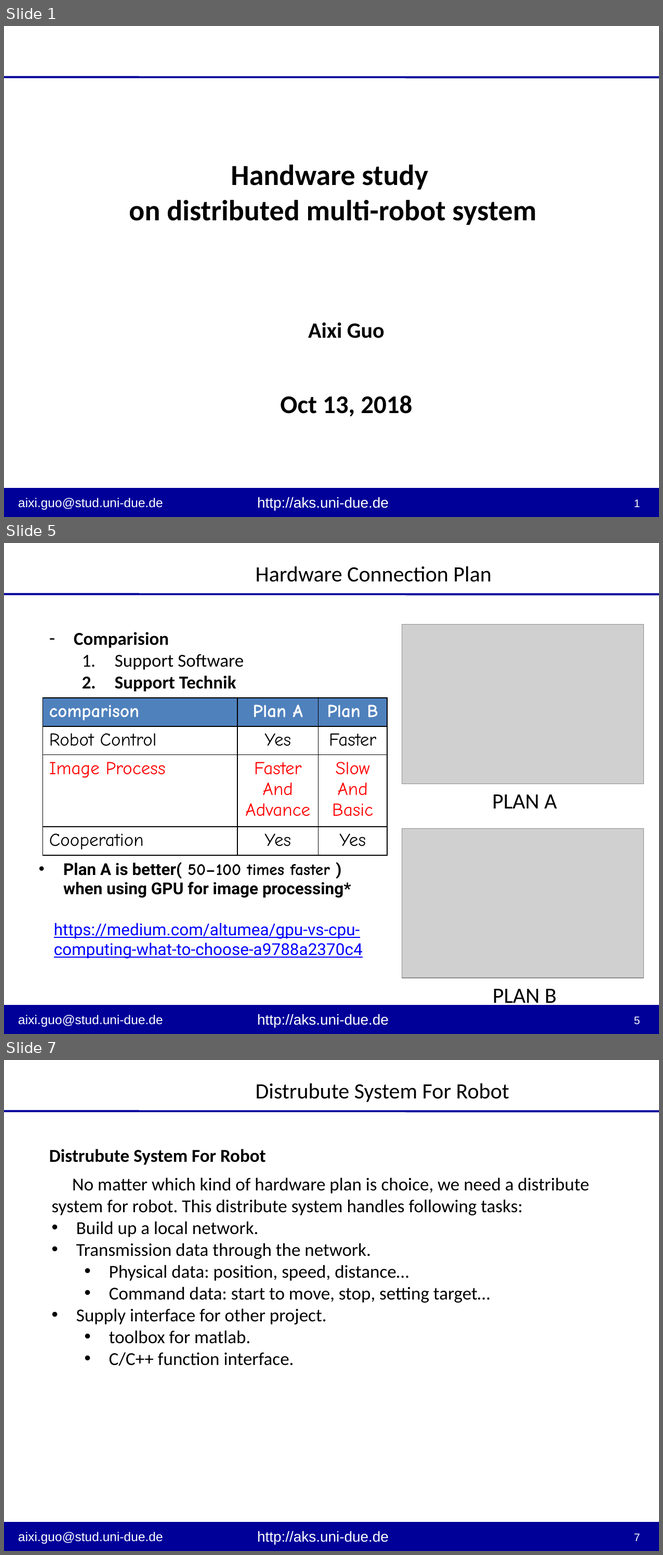
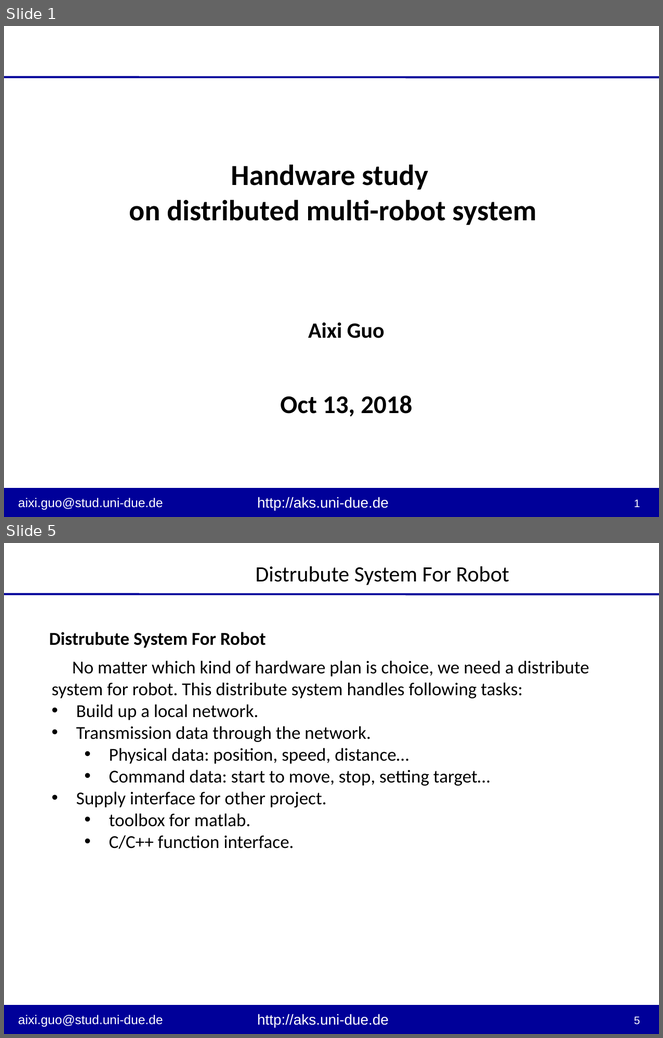
Before and after one commit to friendgic/Robotino_DistributeSystem, a slide deck: PPT/Presentation - Hardware.pptx. Shown one above the other, each under a label of ours: slides 1, 5 and 7 before the commit, slides 1 and 5 after it; the slides between them are not shown. The pictures are 663x1555 and 663x1038 pixels, drawn with LibreOffice and Linux fonts; fonts in the diff are those of the drawing; grey boxes stand for pictures; background and template pictures are left out. Boxes give left, top, right and bottom in pixels: in the first picture for what was removed or moved away, otherwise in the second. Text is boxed around its words. In the diff, an @@ line names an element or a change of style, - is before the commit and + after.

```diff
--- a/PPT/Presentation - Hardware.pptx
+++ b/PPT/Presentation - Hardware.pptx
@@ slide 5 removed at [4,543,659,1034], background #FFFFFF; not listed: 6 template elements that a slide beside it also shows @@
@@ text removed at [256,566,491,582] @@
-Hardware Connection Plan
@@ text removed at [74,632,244,692] @@
-– Comparision
-  1. Support Software
-  2. Support Technik
@@ picture removed at [402,624,644,784] @@
@@ table removed at [42,698,387,852], 4 rows, 3 columns @@
-comparison | Plan A | Plan B
-Robot Control | Yes | Faster
-Image Process | Faster And Advance | Slow And Basic
-Cooperation | Yes | Yes
@@ text removed at [492,795,557,809] @@
-PLAN A
@@ picture removed at [402,828,644,978] @@
@@ text removed at [63,862,351,898] @@
-• Plan A is better( 50–100 times faster ) when using GPU for image processing*
@@ text removed at [54,923,363,959] @@
-https://medium.com/altumea/gpu-vs-cpu-computing-what-to-choose-a9788a2370c4
@@ text removed at [493,989,557,1008] @@
-PLAN B
@@ what was slide 7 is now slide 5 @@
@@ page number at [634,1017,640,1025]: text changed @@
-7
+5
```
Also in this commit, not shown: 4 slides changed, 1 slide added, 1 other slide removed.
